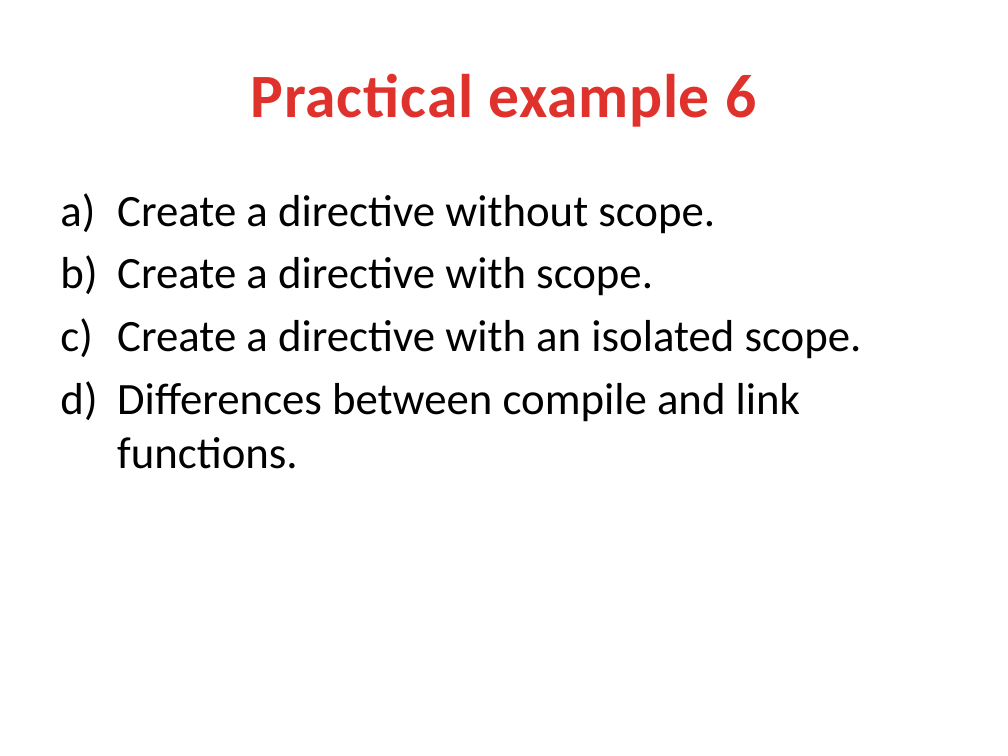
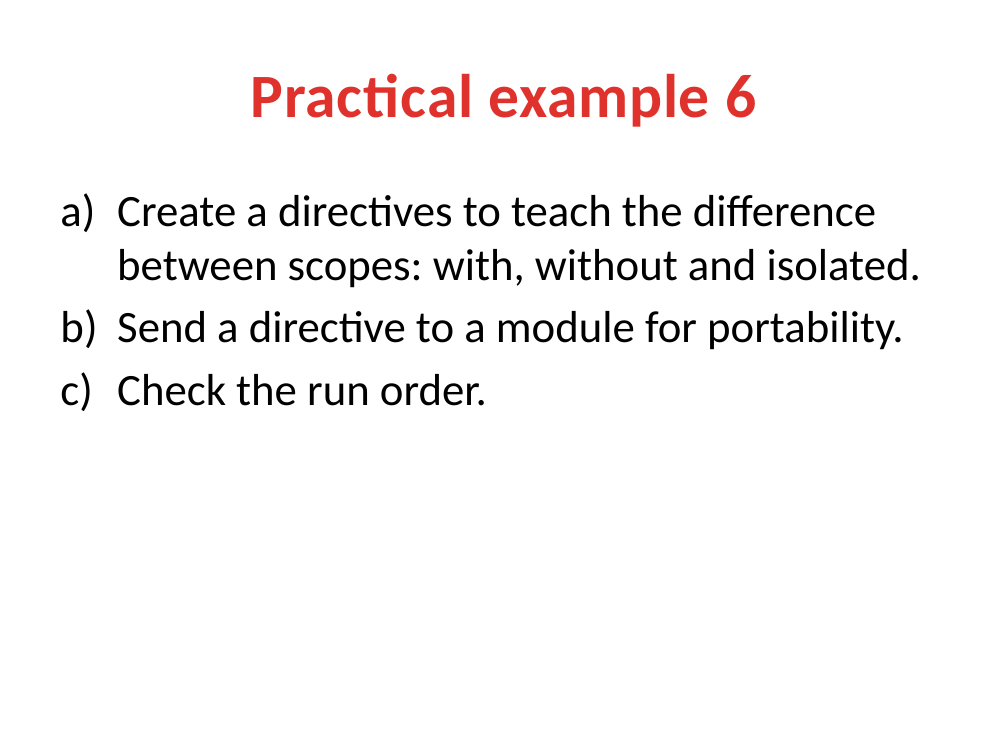
Before and after one commit to lhkingkong/angularjs-taller, a slide deck: slide 33 of material/AngularJS Taller.pptx. Drawn at 1008x756 pixels with LibreOffice and Linux fonts; fonts in the diff are those of the drawing. Boxes give left, top, right and bottom in pixels: in the first picture for what was removed or moved away, otherwise in the second. Text is boxed around its words. In the diff, an @@ line names an element or a change of style, - is before the commit and + after.

```diff
--- a/material/AngularJS Taller.pptx
+++ b/material/AngularJS Taller.pptx
@@ text at (117, 195, 921, 406): text changed @@
-a) Create a directive without scope.
-b) Create a directive with scope.
-c) Create a directive with an isolated scope.
-d) Differences between compile and link functions.
+a) Create a directives to teach the difference between scopes: with, without and isolated.
+b) Send a directive to a module for portability.
+c) Check the run order.
```
Also in this commit, not shown: 1 slide added, 1 slide removed, 11 other files.
